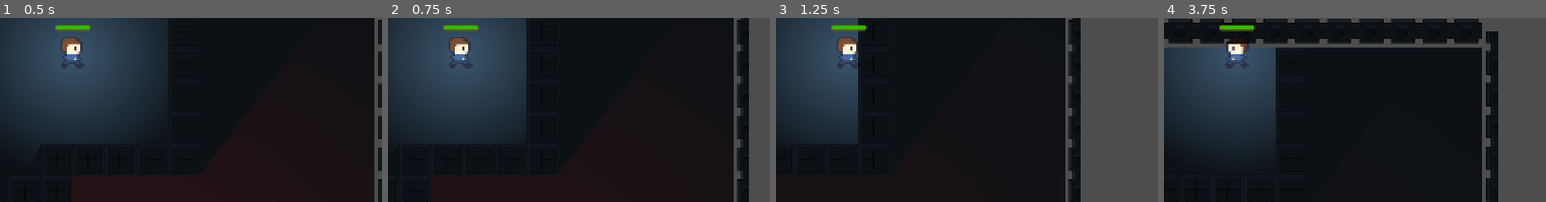
Above: before the commit, frames 1-4 (left to right).
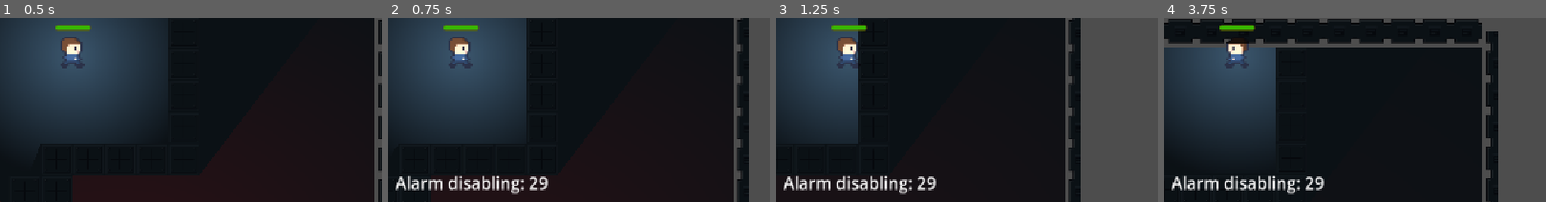
Above: after the commit, the same moments.

Repository: Simi-jpg/codesmelt-jam
Game: Godot game, scene res://scenes/level/dark-survival.tscn
The game is run twice, just before and just after one commit, with the same random seed, the same clock (stepped at 60 frames per second) and the same inputs. This scene is started directly instead of the project's main scene.
Inputs (mouse positions are % of the whole screen's width and height, from its top left):
- Up to frame 1 (0.5 s): no input
- Up to frame 2 (0.75 s): tap Enter (interact) at 0.5 s; move the mouse to (72, 36) at 0.52 s; hold Right (ui_right) from 0.53 s (still down); hold R from 0.53 s (still down)
- Up to frame 3 (1.25 s): keep holding Right (ui_right); keep holding R
- Up to frame 4 (3.75 s): move the mouse to (30, 48) at 1.27 s; release Right (ui_right) at 1.28 s; release R at 1.28 s; hold Down (ui_down) 1.28-2.03 s; click (30, 48) at 1.35 s; tap R at 1.55, 2.85 s; move the mouse to (60, 16) at 2.02 s; hold Right (ui_right) 2.03-2.78 s; hold R 2.03-2.78 s; tap Enter (interact) at 2.1 s; move the mouse to (45, 65) at 2.77 s; hold Up (ui_up) 2.78-3.53 s; move the mouse to (80, 59) at 3.52 s; hold Left (ui_left) from 3.53 s (still down); hold R from 3.53 s (still down)
The pictures show only the part of the screen within x 40-90%, y 32-82%; the shares and areas given below are measured in that part.

Frame 1 is identical in both runs. In frame 2, 1.7% of the frame differs, in the area x 2-42%, y 85-96%; in frame 3, 1.7%; in frame 4, 1.8%.

Commit message:
dark survival timer created

Diff:
--- a/project-red-gem/scenes/level/dark-survival.tscn
+++ b/project-red-gem/scenes/level/dark-survival.tscn
@@ -416,7 +416,7 @@
 position = Vector2(1049, 545)
 
 [node name="Timer" type="Timer" parent="." unique_id=593182452]
-wait_time = 60.0
+wait_time = 30.0
 one_shot = true
 
 [node name="CanvasLayer" type="CanvasLayer" parent="." unique_id=1393503602]
@@ -436,6 +436,22 @@
 grow_vertical = 2
 text = "Press r to disable lockdown"
 
+[node name="Countdown" type="Label" parent="CanvasLayer" unique_id=1971485242]
+visible = false
+anchors_preset = 8
+anchor_left = 0.5
+anchor_top = 0.5
+anchor_right = 0.5
+anchor_bottom = 0.5
+offset_left = -50.0
+offset_top = 182.0
+offset_right = 79.0
+offset_bottom = 205.0
+grow_horizontal = 2
+grow_vertical = 2
+theme_override_font_sizes/font_size = 25
+text = "Alarm disabling: "
+
 [connection signal="body_entered" from="LockdownTerminal/Area2D" to="." method="_on_area_2d_body_entered"]
 [connection signal="body_exited" from="LockdownTerminal/Area2D" to="." method="_on_area_2d_body_exited"]
 [connection signal="timeout" from="Timer" to="." method="_on_timer_timeout"]
--- a/project-red-gem/scenes/level/dark_survival.gd
+++ b/project-red-gem/scenes/level/dark_survival.gd
@@ -3,10 +3,13 @@
 var in_range = false
 @onready var alarm_lights: Node2D = $AlarmLights
 @onready var label: Label = $CanvasLayer/Label
+@onready var countdown: Label = $CanvasLayer/Countdown
+@onready var enemy_spawner: Node2D = $EnemySpawner
 
 @onready var timer: Timer = $Timer
 
 func _process(delta: float) -> void:
+	countdown.text = "Alarm disabling: " + str (int(timer.time_left))
 	print(timer.time_left)
 
 func _input(event):
@@ -18,13 +21,17 @@
 		in_range = true
 		label.show()
 func start_timer():
+	countdown.visible = true
 	timer.start()
 
 
 func _on_area_2d_body_exited(body: Node2D) -> void:
 	if body.is_in_group("player"):
 		in_range = false
+	label.hide()
 
 
 func _on_timer_timeout() -> void:
 	alarm_lights.visible = false
+	countdown.visible = false
+	enemy_spawner.queue_free()
